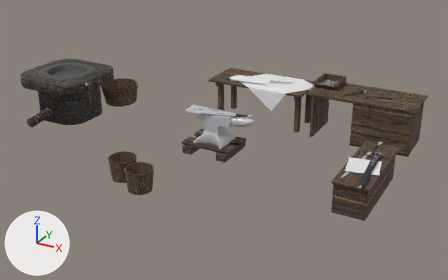
The glTF model res/models/HPF_Props.glb: old version first, new version second.
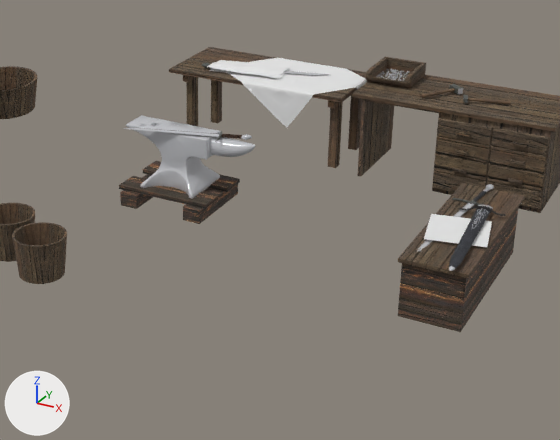
Each version appears first whole from a camera (50 mm lens) standing at (5.96, -9.58, 4.95) and looking at (0.58, 0.2, 0.07), and next in a close-up on the part from 26% to 93% of the width and 15% to 100% of the height. Arrows for +X, +Y and +Z are at lower left; the lights stay in place. The older version's two pictures come first. Vertices at exactly the same position are counted once.

Names of what the first close-up shows: 'HPF_Props'.
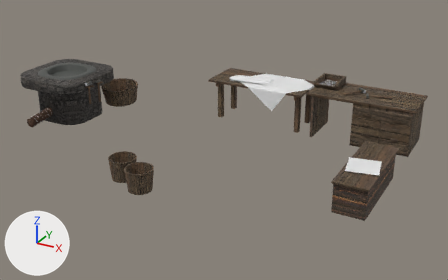
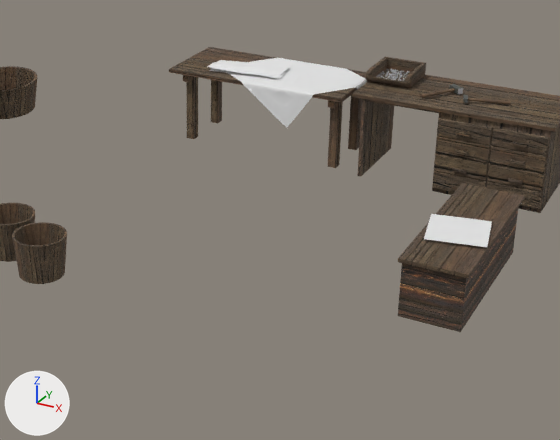
Pixel boxes (x1, y1, x2, y2) of what changed, in the close-ups (560 x 440 px):
```json
{"part": 1, "of": "me_mesh_0", "change": "deleted", "before": [119, 63, 507, 271]}
```

Edits to the scene script, one JSON object a line:
```json
{"block": "me_mesh_0", "where": "# used by ob_hpf_props; location = (0.0, 0.0, 0.0)"}
{"op": "remove", "block": "me_mesh_0", "code": "me_mesh_0.from_pydata(...)  # 17317 vertices, 33018 faces; spans x -4.03..3.91, y -2.38..2.39, z -0.29..1.02"}
{"op": "add", "block": "me_mesh_0", "code": "me_mesh_0.from_pydata(...)  # 10031 vertices, 18972 faces; spans x -4.03..3.91, y -2.38..2.39, z -0.29..1.02"}
{"block": "me_mesh_0", "change": "me_mesh_0 part 1: 22 loose pieces with 7053 vertices, spanning x -0.12..3.78, y -1.02..2.04, z -0.05..0.87, are deleted"}
{"block": "me_mesh_0", "change": "other edits to the shape of me_mesh_0 do not show in these pictures"}
{"op": "remove", "block": "me_mesh_0", "code": "me_mesh_0.materials.append(mat_material_6)"}
{"op": "remove", "block": "me_mesh_0", "code": "me_mesh_0.materials.append(mat_material_7)"}
{"op": "remove", "block": "me_mesh_0", "code": "me_mesh_0.materials.append(mat_material_10)"}
```
